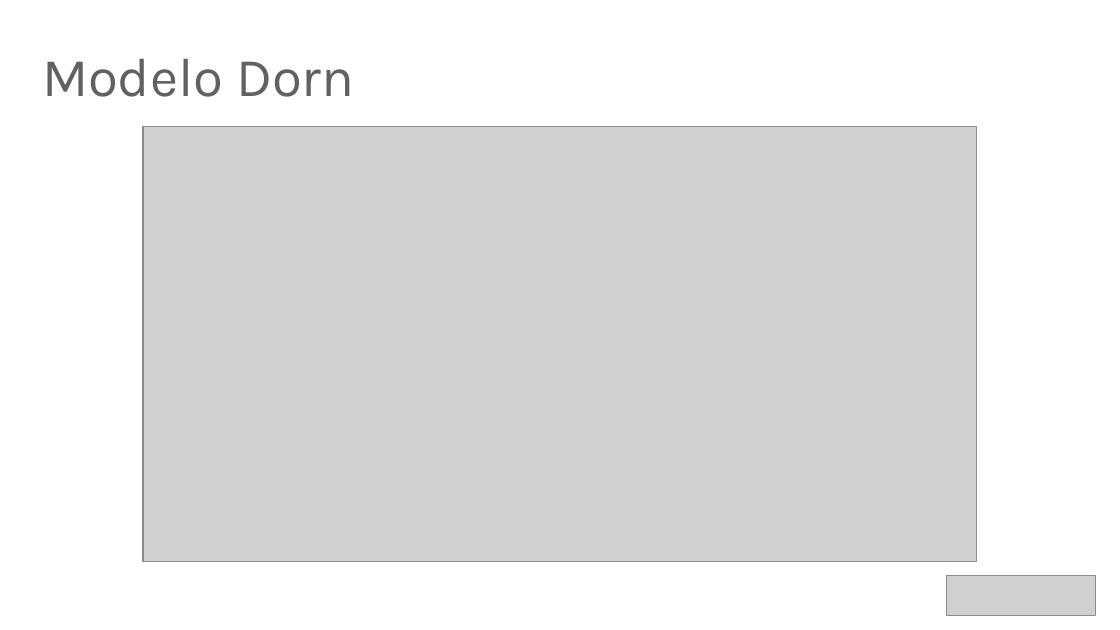
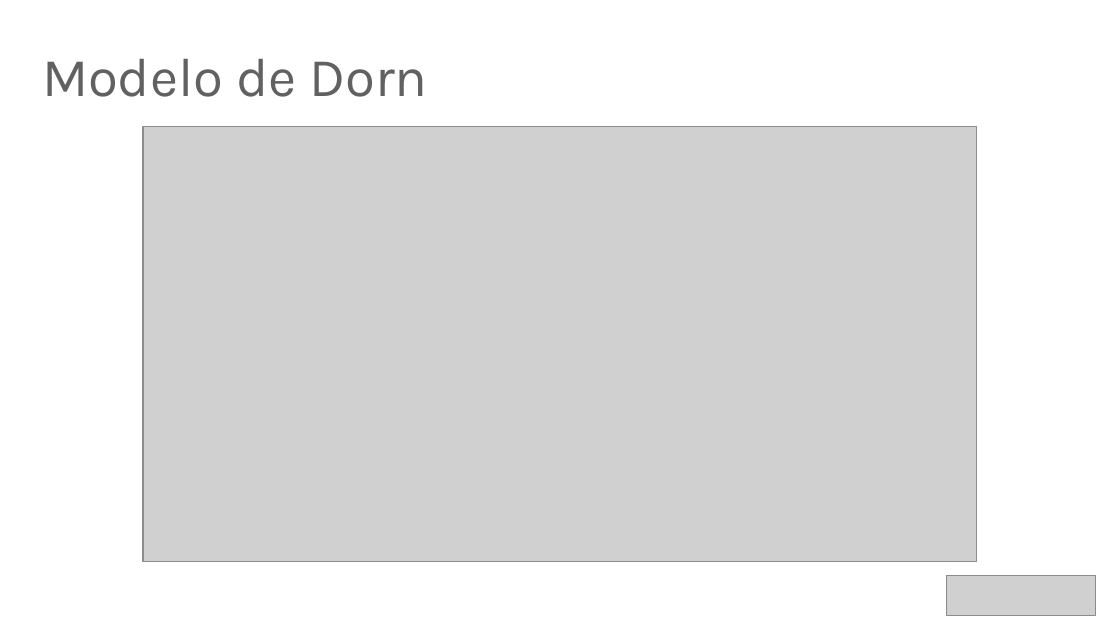
Before and after one commit to rafaelcruz-net/pattern-matching, a slide deck: slide 24 of Apresentacao_Defesa.pptx (slide 23 before the commit). Drawn at 1120x630 pixels with LibreOffice and Linux fonts; fonts in the diff are those of the drawing; grey boxes stand for pictures. Boxes give left, top, right and bottom in pixels: in the first picture for what was removed or moved away, otherwise in the second. Text is boxed around its words. In the diff, an @@ line names an element or a change of style, - is before the commit and + after.

```diff
--- a/Apresentacao_Defesa.pptx
+++ b/Apresentacao_Defesa.pptx
@@ title at [42,59,427,97]: text changed @@
-Modelo Dorn
+Modelo de Dorn
```
Also in this commit, not shown: 22 other slides changed, 1 slide added, 2 other files.
